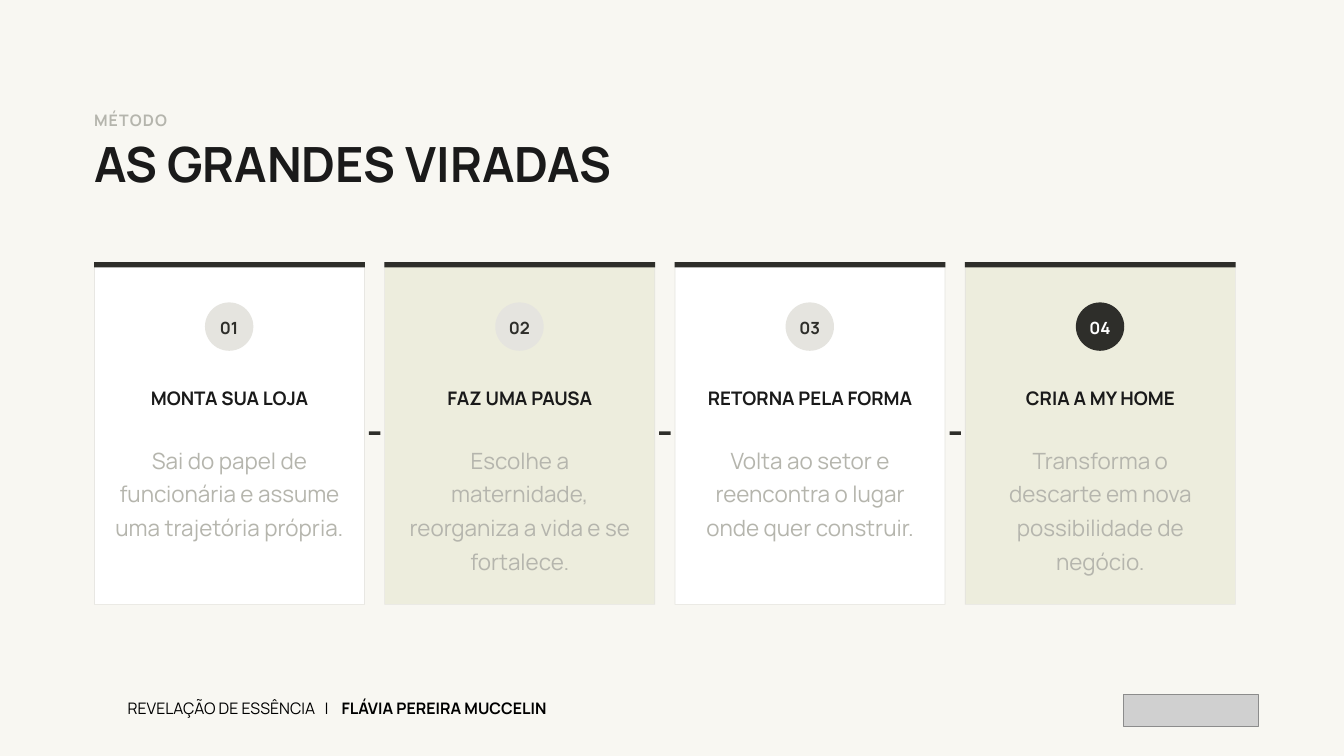
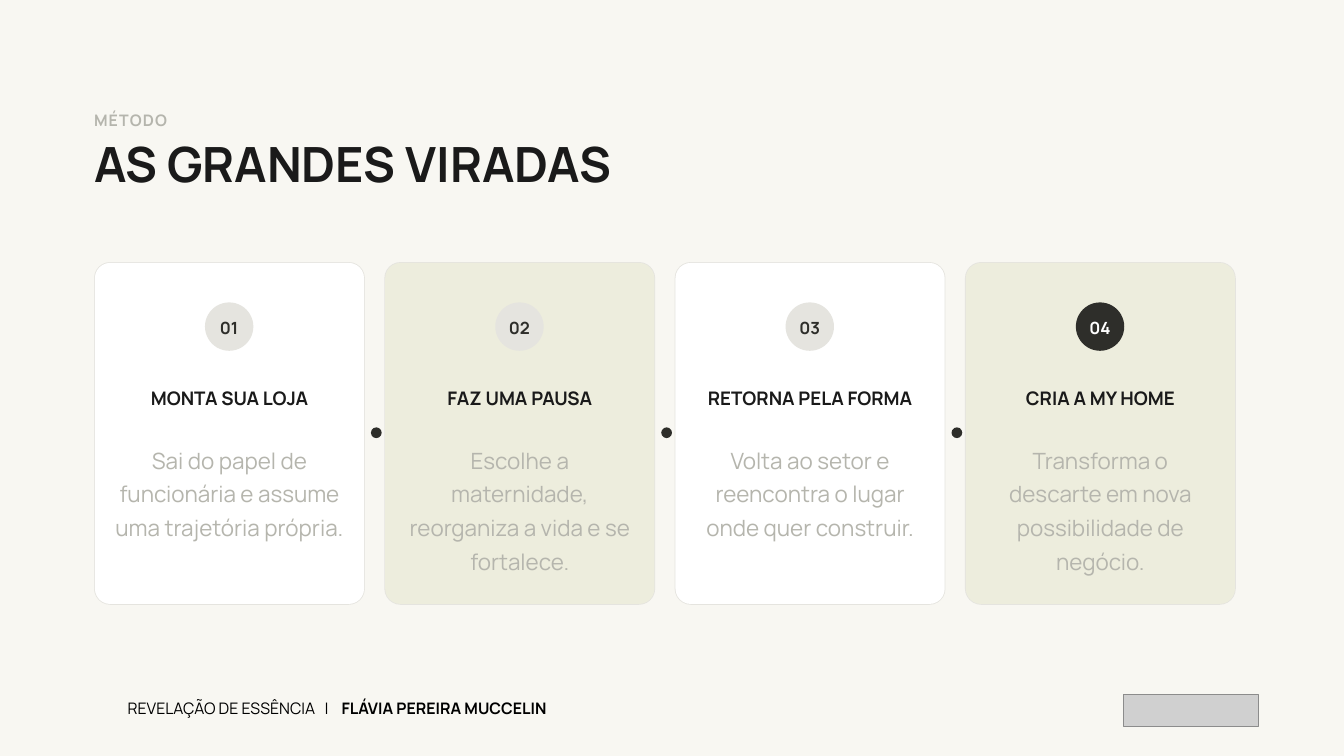
Before and after one commit to kellyalbertkabrand/Apresentacao_Revelacao_de_Essencia, a slide deck: slide 9 of Revelacao-de-Essencia-Flavia-Pereira-Muccelin.pptx. Drawn at 1344x756 pixels with LibreOffice and Linux fonts; fonts in the diff are those of the drawing; grey boxes stand for pictures. Boxes give left, top, right and bottom in pixels: in the first picture for what was removed or moved away, otherwise in the second. Text is boxed around its words. In the diff, an @@ line names an element or a change of style, - is before the commit and + after.

```diff
--- a/Revelacao-de-Essencia-Flavia-Pereira-Muccelin.pptx
+++ b/Revelacao-de-Essencia-Flavia-Pereira-Muccelin.pptx
@@ rectangle removed at bbox=[94, 262, 365, 267] @@
@@ rectangle removed at bbox=[384, 262, 655, 267] @@
@@ rectangle removed at bbox=[675, 262, 946, 267] @@
@@ rectangle removed at bbox=[965, 262, 1236, 267] @@
@@ rectangle to rounded rectangle in 8 elements at bbox=[94, 262, 365, 605], bbox=[95, 263, 364, 604], bbox=[384, 262, 655, 605], bbox=[385, 263, 655, 604], bbox=[675, 262, 946, 605], bbox=[675, 263, 945, 604], bbox=[965, 262, 1236, 605], bbox=[966, 263, 1235, 604] @@
@@ rectangle removed at bbox=[369, 431, 380, 435] @@
@@ ellipse added at bbox=[371, 427, 382, 438], fill #2E2E2A @@
@@ rectangle removed at bbox=[659, 431, 671, 435] @@
@@ ellipse added at bbox=[661, 427, 672, 438], fill #2E2E2A @@
@@ rectangle removed at bbox=[950, 431, 961, 435] @@
@@ ellipse added at bbox=[952, 427, 962, 438], fill #2E2E2A @@
```
Also in this commit, not shown: 17 other slides changed, 1 other file.
